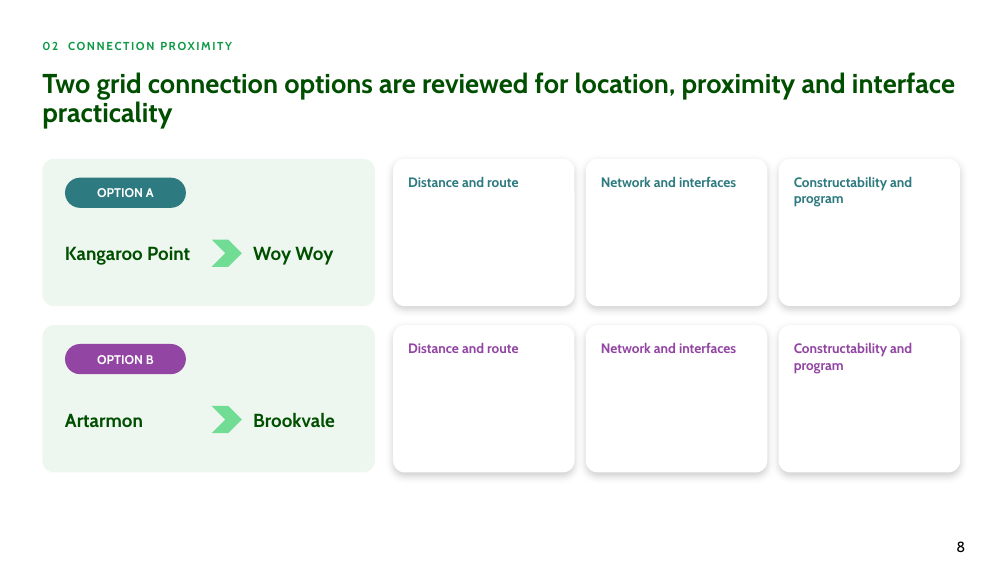
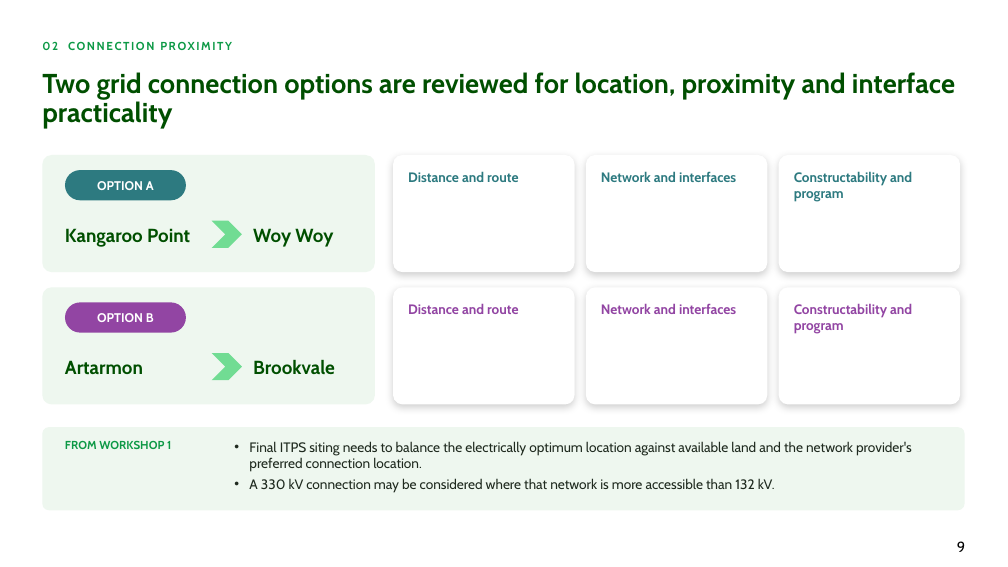
Before and after one commit to alyciawolf02/claude, a slide deck: slide 9 of deliverables/GoFar_Power_and_Grid_Connection_2_Workshop_Structure.pptx (slide 8 before the commit). Drawn at 1008x567 pixels with LibreOffice and Linux fonts; fonts in the diff are those of the drawing; background and template pictures are left out. Boxes give left, top, right and bottom in pixels: in the first picture for what was removed or moved away, otherwise in the second. Text is boxed around its words. In the diff, an @@ line names an element or a change of style, - is before the commit and + after.

```diff
--- a/deliverables/GoFar_Power_and_Grid_Connection_2_Workshop_Structure.pptx
+++ b/deliverables/GoFar_Power_and_Grid_Connection_2_Workshop_Structure.pptx
@@ rounded rectangle: place and size @@
-rounded rectangle at [42, 159, 375, 306]
+rounded rectangle at [42, 155, 375, 272]
@@ text "OPTION A": place and size @@
-text "OPTION A" at [97, 188, 154, 197]
+text "OPTION A" at [97, 181, 154, 190]
@@ rounded rectangle: place and size @@
-rounded rectangle at [65, 178, 186, 208]
+rounded rectangle at [65, 170, 186, 200]
@@ rounded rectangle: place and size @@
-rounded rectangle at [393, 159, 575, 306]
+rounded rectangle at [393, 155, 575, 272]
@@ rounded rectangle: place and size @@
-rounded rectangle at [586, 159, 768, 306]
+rounded rectangle at [586, 155, 768, 272]
@@ rounded rectangle: place and size @@
-rounded rectangle at [779, 159, 960, 306]
+rounded rectangle at [779, 155, 960, 272]
@@ 3 texts: place and size @@
-3 texts at [408, 176, 912, 207]
+3 texts at [408, 171, 912, 202]
@@ text "Kangaroo Point": place and size @@
-text "Kangaroo Point" at [65, 246, 190, 265]
+text "Kangaroo Point" at [65, 228, 190, 247]
@@ chevron: place and size @@
-chevron at [212, 240, 242, 267]
+chevron at [212, 221, 242, 248]
@@ text "Woy Woy": place and size @@
-text "Woy Woy" at [253, 246, 333, 265]
+text "Woy Woy" at [253, 228, 333, 247]
@@ rounded rectangle: place and size @@
-rounded rectangle at [42, 325, 375, 473]
+rounded rectangle at [42, 287, 375, 405]
@@ rounded rectangle: place and size @@
-rounded rectangle at [393, 325, 575, 473]
+rounded rectangle at [393, 287, 575, 405]
@@ rounded rectangle: place and size @@
-rounded rectangle at [586, 325, 768, 473]
+rounded rectangle at [586, 287, 768, 405]
@@ rounded rectangle: place and size @@
-rounded rectangle at [779, 325, 960, 473]
+rounded rectangle at [779, 287, 960, 405]
@@ 4 texts, 1 rounded rectangle: place and size @@
-4 texts, 1 rounded rectangle at [65, 342, 912, 374]
+4 texts, 1 rounded rectangle at [65, 302, 912, 334]
@@ text "Artarmon": place and size @@
-text "Artarmon" at [65, 413, 143, 428]
+text "Artarmon" at [65, 360, 143, 375]
@@ chevron: place and size @@
-chevron at [212, 406, 242, 433]
+chevron at [212, 353, 242, 380]
@@ text "Brookvale": place and size @@
-text "Brookvale" at [253, 412, 335, 427]
+text "Brookvale" at [253, 359, 335, 374]
@@ rounded rectangle added at [42, 427, 965, 510], fill #EEF7EF @@
@@ text added at [65, 441, 171, 449], 11 pt, text #0D9946, bold @@
+FROM WORKSHOP 1
@@ text added at [249, 441, 912, 493], 13 pt, text #1F2A1F @@
+• Final ITPS siting needs to balance the electrically optimum location against available land and the network provider's preferred connection location.
+• A 330 kV connection may be considered where that network is more accessible than 132 kV.
@@ page number at [957, 541, 965, 552]: text changed @@
-8
+9
```
Also in this commit, not shown: 9 other slides changed, 1 slide added.
